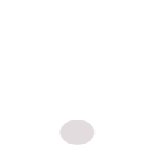
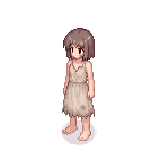
Before/after of a 156 x 156 layered artwork. What changed in the layer stack:
renamed "Camada 1" to "Idle SW", showed it, moved it above "Idle SE", painted on it over [61,28,95,141]
painted on "Camada 3" over [59,119,97,145]